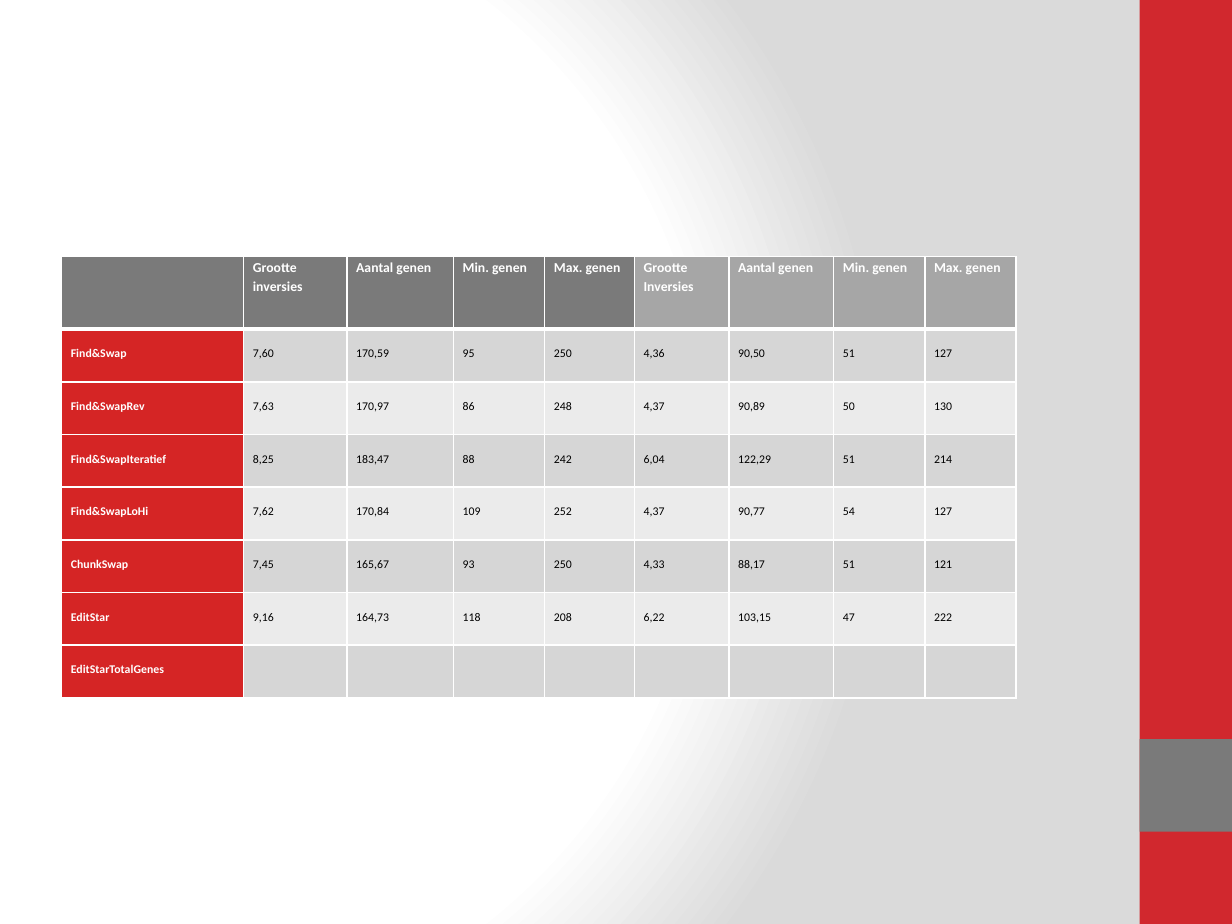
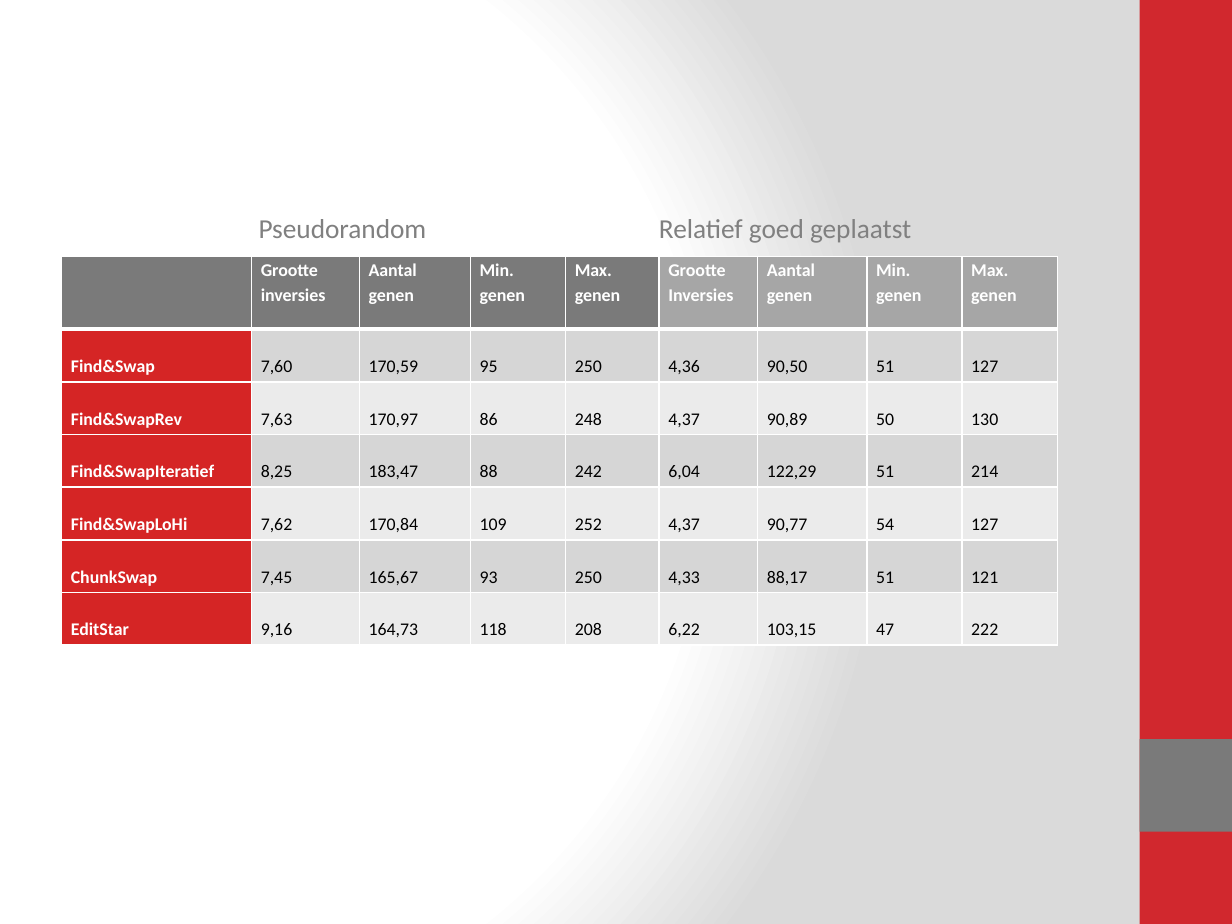
Before and after one commit to Blomr/Fruitvliegen, a slide deck: slide 15 of Fruitvliegen_Presentatie.pptx. Drawn at 1232x924 pixels with LibreOffice and Linux fonts; fonts in the diff are those of the drawing. Boxes give left, top, right and bottom in pixels: in the first picture for what was removed or moved away, otherwise in the second. Text is boxed around its words. In the diff, an @@ line names an element or a change of style, - is before the commit and + after.

```diff
--- a/Fruitvliegen_Presentatie.pptx
+++ b/Fruitvliegen_Presentatie.pptx
@@ text added at <box>259,219,911,243</box>, 16 pt, text #808080 @@
+Pseudorandom Relatief goed geplaatst
@@ table at <box>62,256,1056,646</box> @@
-row 8: EditStarTotalGenes |  |  |  |  |  |  |  | 
@@ table: place and size @@
-table at <box>62,256,1016,697</box>
+table at <box>62,256,1056,646</box>
```
Also in this commit, not shown: 2 other slides changed, 2 other files.
